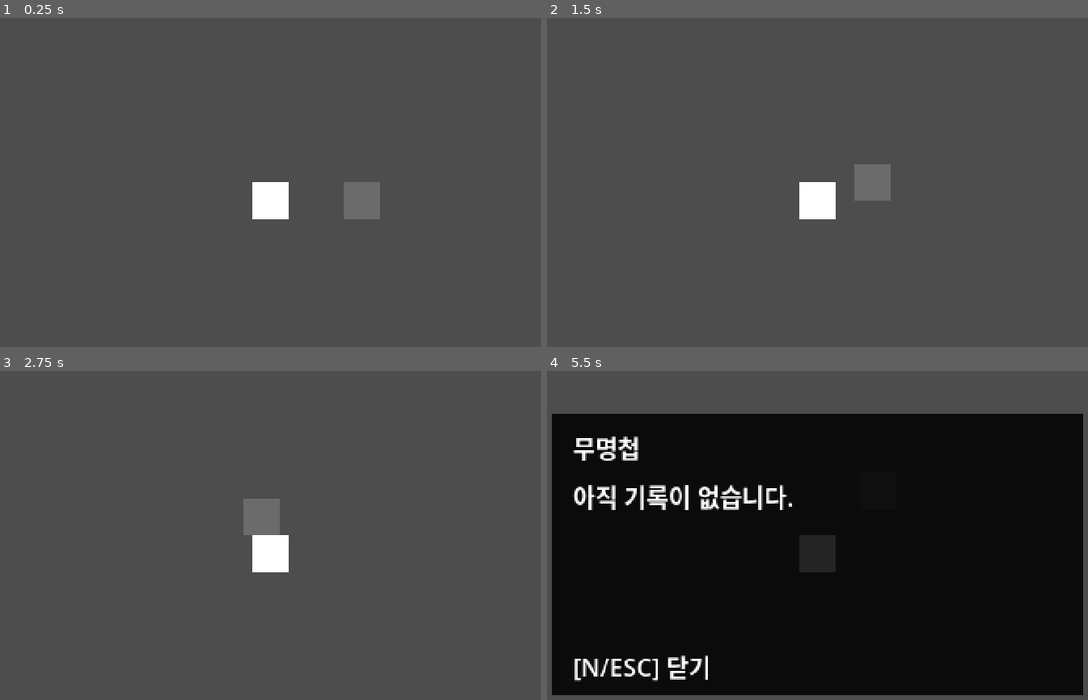
Above: before the commit, frames 1-4 (two rows, left to right).
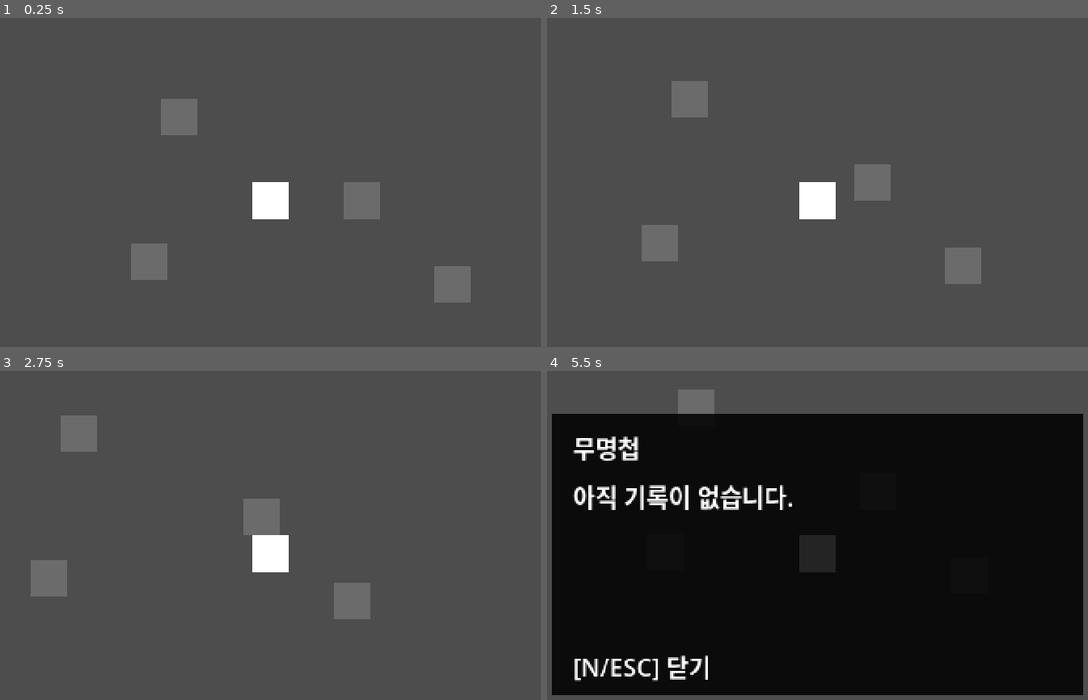
Above: after the commit, the same moments.

Repository: g23252a-svg/mumyeongrok
Game: Godot game, scene res://scenes/stages/test_room.tscn
The game is run twice, just before and just after one commit, with the same random seed, the same clock (stepped at 60 frames per second) and the same inputs.
Inputs:
- Up to frame 1 (0.25 s): no input
- Up to frame 2 (1.5 s): tap Enter at 0.5 s; hold D 0.53-1.28 s; tap J (attack) at 0.6 s; tap Space at 0.77 s; hold S from 1.28 s (still down); tap K (interact) at 1.35 s
- Up to frame 3 (2.75 s): tap Space at 1.52 s; release S at 2.03 s; hold D from 2.03 s (still down); hold E from 2.03 s (still down)
- Up to frame 4 (5.5 s): release D at 2.78 s; release E at 2.78 s; hold W 2.78-3.53 s; tap Enter at 2.85, 5 s; tap Space at 3.02, 3.5, 3.77, 4.52 s; hold A 3.53-5.03 s; tap N at 3.6 s; tap J (attack) at 4.35 s; hold S from 5.03 s (still down); tap K (interact) at 5.1 s

The runs differ from the first frame. In frame 1, 2.2% of the frame differs, in the area x 24-87%, y 24-87%; in frame 2, 2.2%; in frame 3, 2.2%; in frame 4, 0.5%.

Commit message:
v0.1: add village NPCs and notebook entries

Diff:
--- a/scenes/stages/test_room.tscn
+++ b/scenes/stages/test_room.tscn
@@ -44,8 +44,30 @@
 script = ExtResource("2_obux8")
 target_path = NodePath("../Walls/Player")
 
-[node name="NPC" parent="." instance=ExtResource("3_gphku")]
+[node name="NPC_KimMakdong" parent="." instance=ExtResource("3_gphku")]
 position = Vector2(60, 0)
+dialogue_lines = Array[String](["오늘은 일찍 들어왔구먼.", "산 너머 바다가 좀 이상하다는 말이 있네.", "검은 점들이 떠 있다더군. 배인지 뭔지…"])
+
+[node name="NPC_Booni" parent="." instance=ExtResource("3_gphku")]
+position = Vector2(-80, 40)
+npc_id = "booni"
+display_name = "분이"
+description = "우물가에서 물을 긷던 마을 처녀."
+dialogue_lines = Array[String](["아침부터 바닷가 쪽이 소란스럽다 하더라고요.", "아버지는 괜한 소문이라 하셨지만…", "저는 어쩐지 마음이 놓이지 않아요."])
+
+[node name="NPC_GwakSeobang" parent="." instance=ExtResource("3_gphku")]
+position = Vector2(120, 55)
+npc_id = "gwak_seobang"
+display_name = "곽서방"
+description = "마을 대장간을 지키던 장인."
+dialogue_lines = Array[String](["쇠가 이상하게 식질 않아.", "오늘은 불길이 영 말을 안 듣는군.", "혹시 길 떠날 일이 있으면 낡은 칼이라도 챙겨 가게."])
+
+[node name="NPC_Wife" parent="." instance=ExtResource("3_gphku")]
+position = Vector2(-60, -55)
+npc_id = "wife"
+display_name = "처"
+description = "집 앞에서 주인공을 기다리던 사람."
+dialogue_lines = Array[String](["오늘은 일찍 오셨네요.", "산에는 별일 없었습니까?", "아이가 아침부터 아버지를 기다렸습니다."])
 
 [node name="DialogueBox" parent="." instance=ExtResource("5_0psg8")]
 
--- a/scripts/ui/dialogue_box.gd
+++ b/scripts/ui/dialogue_box.gd
@@ -13,16 +13,16 @@
 
 	panel.visible = false
 
-	panel.position = Vector2(18, 156)
-	panel.size = Vector2(390, 70)
+	panel.position = Vector2(18, 126)
+	panel.size = Vector2(390, 100)
 	panel.color = Color(0, 0, 0, 0.8)
 
 	name_label.position = Vector2(12, 6)
 	name_label.size = Vector2(360, 23)
 	name_label.text = ""
 
-	text_label.position = Vector2(12, 30)
-	text_label.size = Vector2(360, 38)
+	text_label.position = Vector2(12, 32)
+	text_label.size = Vector2(360, 62)
 	text_label.text = ""
 	text_label.autowrap_mode = TextServer.AUTOWRAP_WORD_SMART
 
